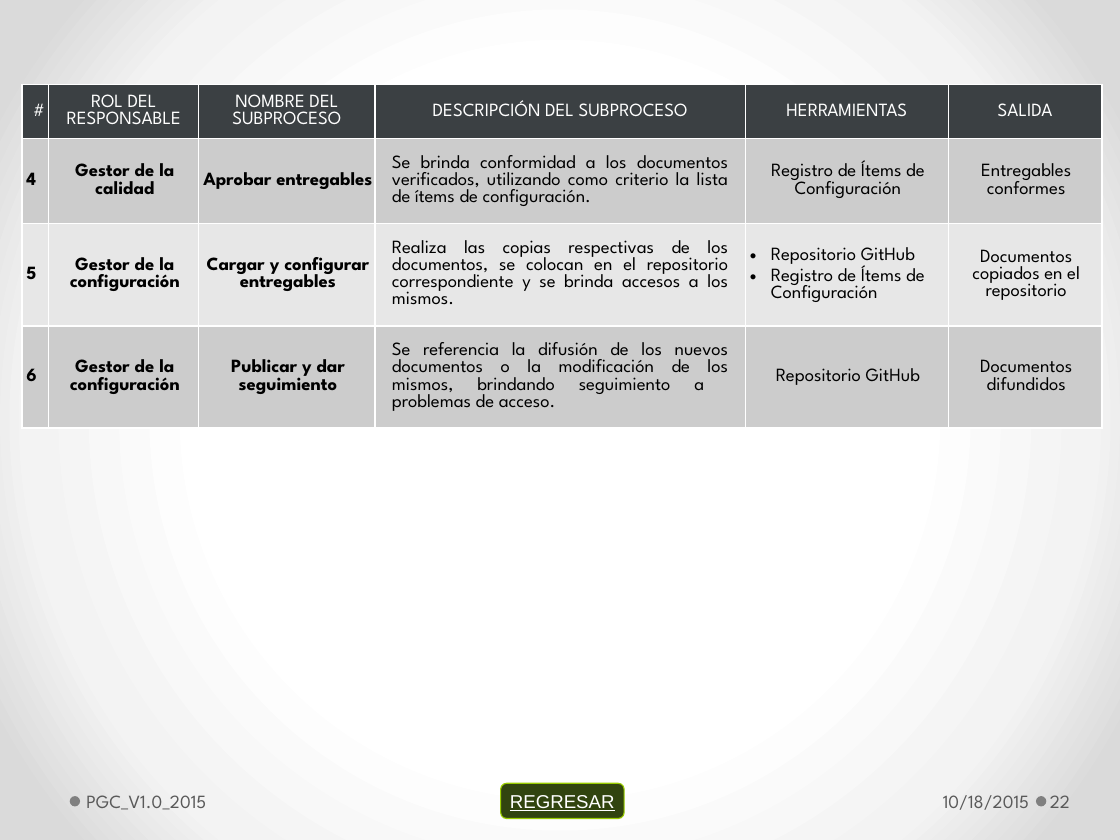
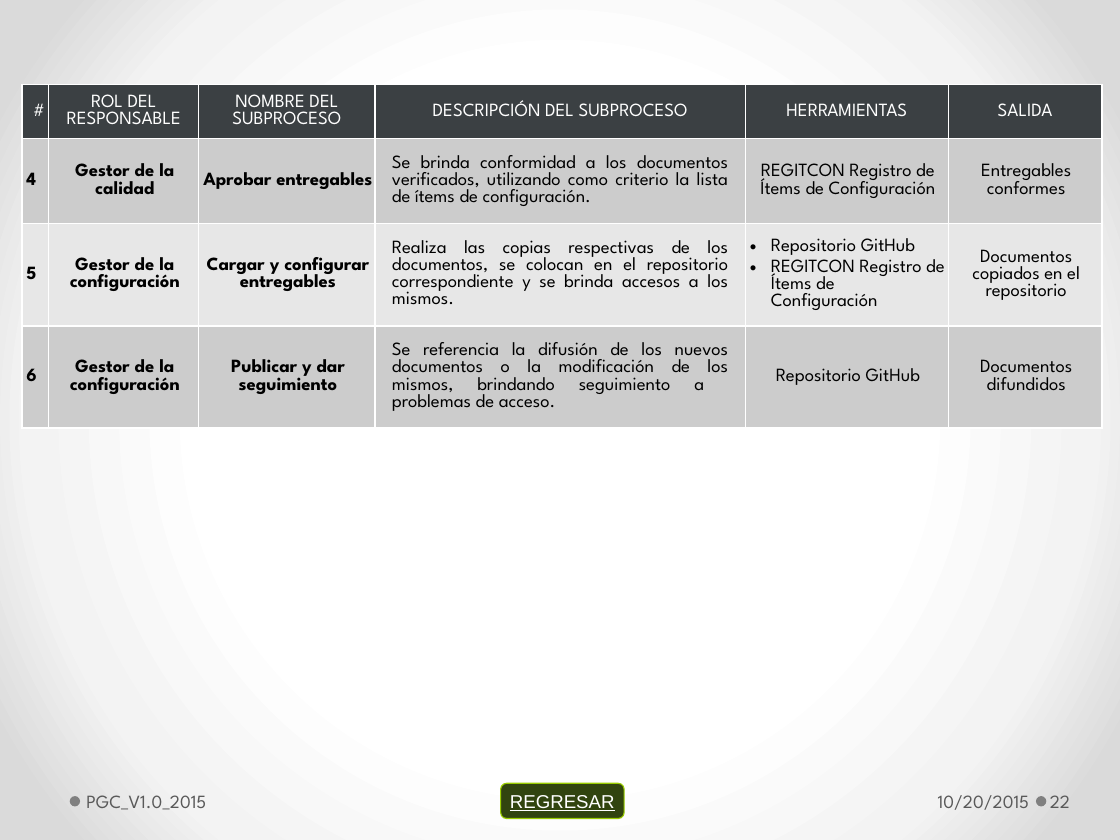
Before and after one commit to lowrider80/UTP-GPS-ALARM, a slide deck: slide 22 of Area_de_Proceso-CM/PGC/PGC_V1.0_2015.pptx. Drawn at 1120x840 pixels with LibreOffice and Linux fonts; fonts in the diff are those of the drawing. Boxes give left, top, right and bottom in pixels: in the first picture for what was removed or moved away, otherwise in the second. Text is boxed around its words. In the diff, an @@ line names an element or a change of style, - is before the commit and + after.

Commit message:
Plan de Gestión de Configuración

```diff
--- a/Area_de_Proceso-CM/PGC/PGC_V1.0_2015.pptx
+++ b/Area_de_Proceso-CM/PGC/PGC_V1.0_2015.pptx
@@ table at (22, 85, 1102, 533) @@
-row 2, column 5: Registro de Ítems de Configuración
+row 2, column 5: REGITCON Registro de Ítems de Configuración
-row 3, column 5: Repositorio GitHub / Registro de Ítems de Configuración
+row 3, column 5: Repositorio GitHub / REGITCON Registro de Ítems de Configuración
@@ text at (938, 795, 1029, 810): text changed @@
-10/18/2015
+10/20/2015
```
Also in this commit, not shown: 26 other slides changed.
